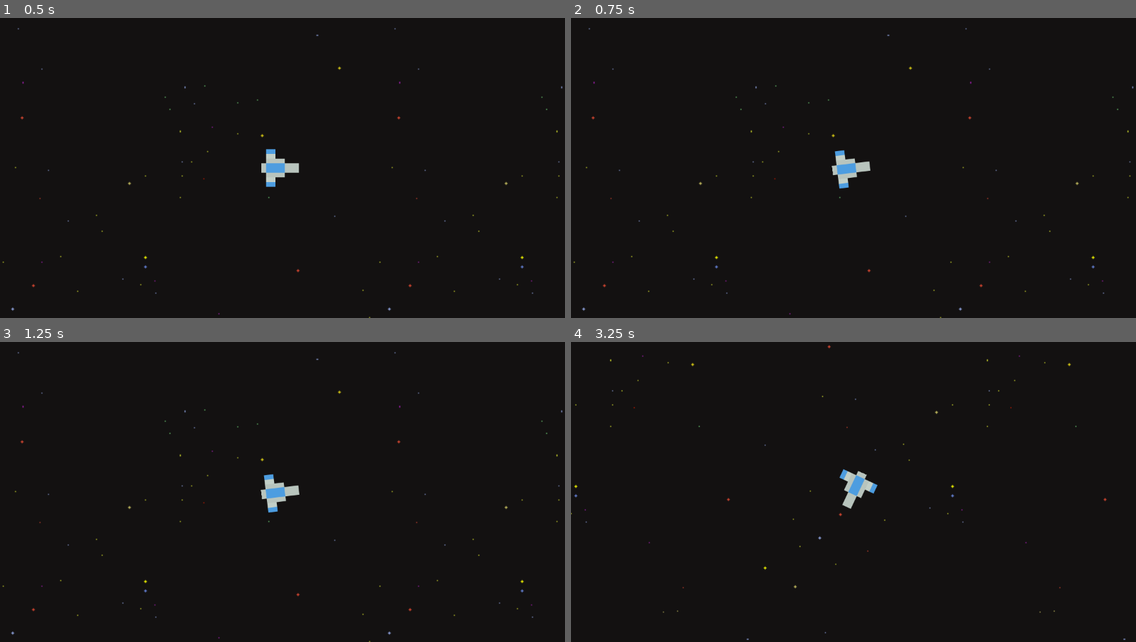
Above: before the commit, frames 1-4 (two rows, left to right).
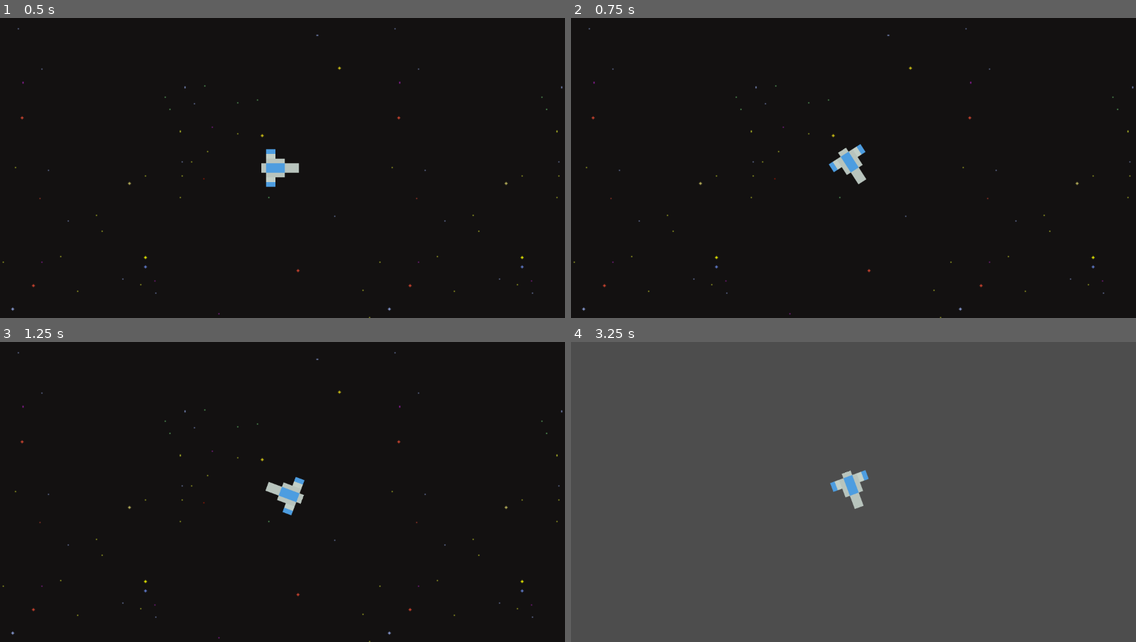
Above: after the commit, the same moments.

Repository: Vassily-Petrousevitch/GalacticHeist
Game: Godot game, scene res://main.tscn
Two runs of this game, one before a commit and one after it. Both use one fixed random seed, a clock stepped at 60 frames per second and the inputs below.
Inputs (mouse positions are in pixels of both pictures, inside the frame that each line leads up to):
- Up to frame 1 (0.5 s): no input
- Up to frame 2 (0.75 s): tap Enter at 0.5 s; move the mouse to (977, 153) at 0.52 s; hold D (rotate_right) from 0.53 s (still down)
- Up to frame 3 (1.25 s): keep holding D (rotate_right)
- Up to frame 4 (3.25 s): move the mouse to (740, 507) at 1.27 s; release D (rotate_right) at 1.28 s; hold S (brake) 1.28-2.03 s; move the mouse to (910, 426) at 2.02 s; hold D (rotate_right) 2.03-2.78 s; move the mouse to (825, 552) at 2.77 s; hold W (accelerate) from 2.78 s (still down)

Frame 1 is identical in both runs. In frame 2, 0.6% of the frame differs, in the area x 45-53%, y 42-58%; in frame 3, 0.6%; in frame 4, 100%, in the area x 0-100%, y 0-100%.

Commit message:
changed to wasd

Diff:
--- a/entities/player.gd
+++ b/entities/player.gd
@@ -1,7 +1,12 @@
 extends Node2D
 
 # Constants
-const speed = 300;
+const movement_speed = 600;
+const rotation_speed = 5;
+
+# Force calculations
+# TODO: this
+const ship_mass = 500;
 
 # Called when the node enters the scene tree for the first time.
 func _ready():
@@ -9,22 +14,41 @@
 
 # Called every frame. 'delta' is the elapsed time since the previous frame.
 func _process(delta):
-	# Point towards mouse
-	self.look_at(get_global_mouse_position());
+	# NOTE: probably will have to tell chase that the ships will have
+	# a turret on top of a ship
 
-	# Basic velocity calc
+	var velocity = findNewVelocity();
+	var rotate_direction = findNewRotation();
+
+	# New rotation
+	self.rotation += rotate_direction * rotation_speed * delta;
+
+	# New position based on current velocity & rotation
+	var x = velocity * movement_speed * cos(self.rotation);
+	var y = velocity * movement_speed * sin(self.rotation);
+	self.position += Vector2(x * delta, y * delta);
+
+# Calculate new velocity
+func findNewVelocity():
 	var velocity = 0;
 
+	# TODO: this should be force-based
 	if Input.is_action_pressed("accelerate"):
 		velocity += 1;
 	if Input.is_action_pressed("brake"):
 		velocity -= 1;
 
-	var x = velocity * speed * cos(self.rotation);
-	var y = velocity * speed * sin(self.rotation);
+	return velocity;
 
-	self.position += Vector2(x * delta, y * delta);
+func findNewRotation():
+	var rotate_direction = 0;
 
+	if Input.is_action_pressed("rotate_left"):
+		rotate_direction -= 1;	# clockwise
+	if Input.is_action_pressed("rotate_right"):
+		rotate_direction += 1;	# counter clockwise
+
+	return rotate_direction;
 
 # NOTE: similar to python or javascript when accessing itself (self keyword)
 # NOTE to self: F8 stops debugging
--- a/entities/player.tscn
+++ b/entities/player.tscn
@@ -13,5 +13,5 @@
 texture = ExtResource("2_jk1wg")
 
 [node name="CollisionShape2D" type="CollisionShape2D" parent="."]
-position = Vector2(0, 9.5)
+position = Vector2(-10, 0)
 shape = SubResource("RectangleShape2D_jh485")
